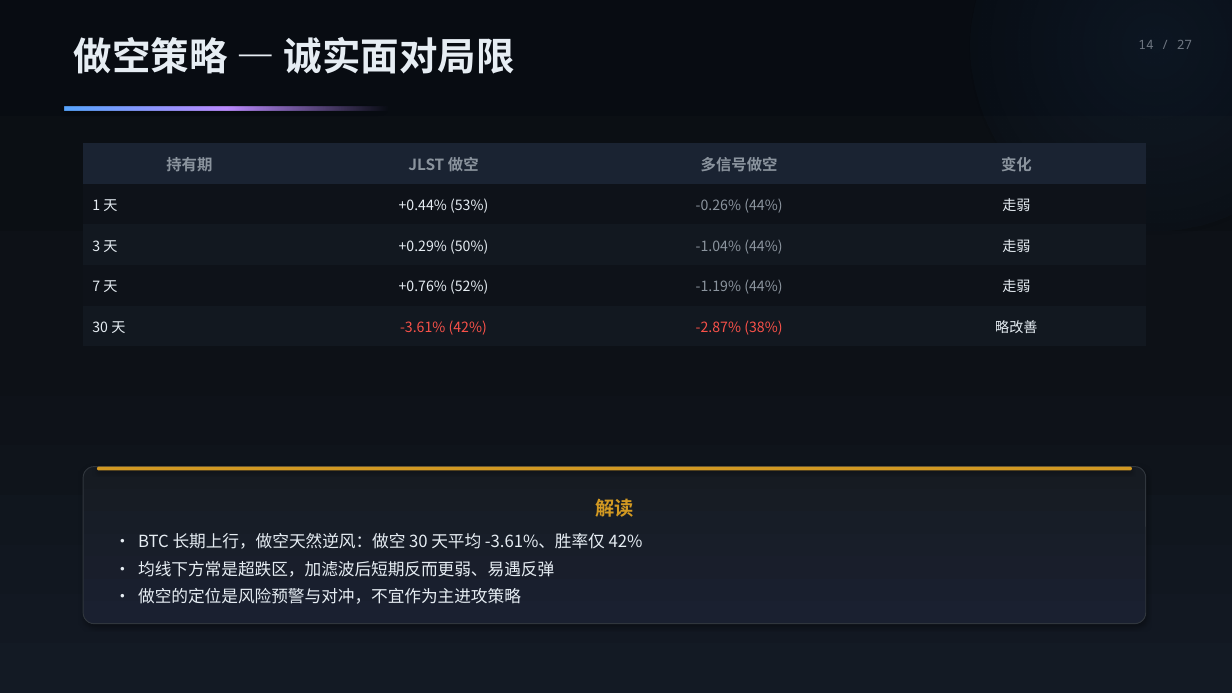
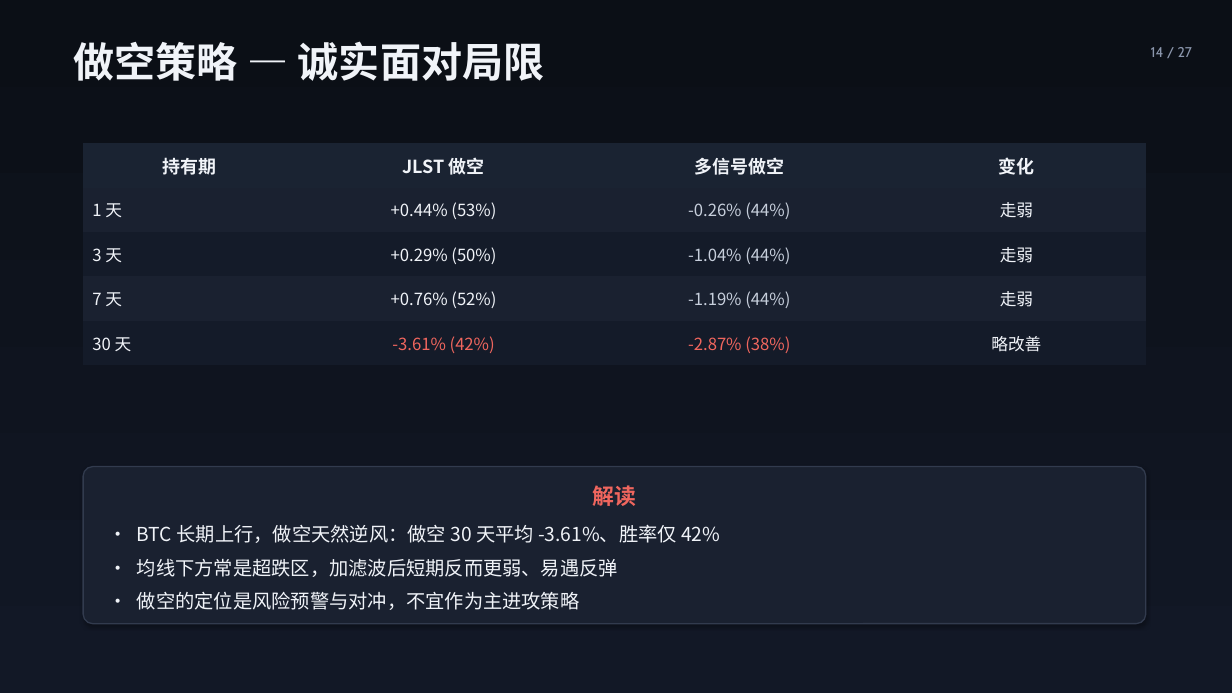
Before and after one commit to hhysteric/btc-momentum-pro, a slide deck: slide 14 of BTC_Momentum_演示.pptx. Drawn at 1232x693 pixels with LibreOffice and Linux fonts; fonts in the diff are those of the drawing. Boxes give left, top, right and bottom in pixels: in the first picture for what was removed or moved away, otherwise in the second. Text is boxed around its words. In the diff, an @@ line names an element or a change of style, - is before the commit and + after.

```diff
--- a/BTC_Momentum_演示.pptx
+++ b/BTC_Momentum_演示.pptx
@@ background #FFFFFF to gradient #0B0F16 to #121826 @@
@@ ellipse removed at (x1=970, y1=0, x2=1232, y2=231) @@
@@ text "做空策略 — 诚实面对局限" at (x1=74, y1=41, x2=545, y2=81): size 30 to 32 pt, text colour #E6EDF3 to #F0F3F8 @@
@@ text "14 / 27" moved from (x1=1138, y1=40, x2=1192, y2=49) to (x1=1151, y1=47, x2=1192, y2=57) @@
@@ text "14 / 27" at (x1=1151, y1=47, x2=1192, y2=57): size 10 to 11 pt, font Noto Sans Mono to Cabin, text colour #6E7681 to #8B96AC @@
@@ rectangle removed at (x1=65, y1=106, x2=388, y2=110) @@
@@ table at (x1=83, y1=143, x2=1146, y2=365) @@
@@ fill #0E1219 to #1A2130 in 8 cells @@
@@ fill #121820 to #141B29 in 8 cells @@
@@ size 12 to 14 pt, text colour #8B949E to #F0F3F8 in "持有期", "JLST 做空", "多信号做空", "变化" @@
@@ size 11 to 13 pt in "1 天", "+0.44% (53%)", "-0.26% (44%)", "走弱" and 12 more places @@
@@ text colour #E6EDF3 to #F0F3F8 in "1 天", "+0.44% (53%)", "走弱", "3 天" and 7 more places @@
@@ text colour #8B949E to #C7CFDC in "-0.26% (44%)", "-1.04% (44%)", "-1.19% (44%)" @@
@@ text colour #F85149 to #F0665E in "-3.61% (42%)", "-2.87% (38%)" @@
@@ rounded rectangle "解读" at (x1=83, y1=467, x2=1146, y2=624): size 15 to 17 pt, text colour #D29922 to #F0665E in "解读"; size 13 to 15 pt, text colour #E6EDF3 to #F0F3F8; more space between paragraphs; fill gradient #161B22 to #1A2030 to #1A2130; outline #30363D 0.75 pt to #323B4E 1 pt; shadow changed; proportions changed @@
@@ rounded rectangle removed at (x1=97, y1=467, x2=1132, y2=470) @@
```
Also in this commit, not shown: 26 other slides changed, 1 other file.
